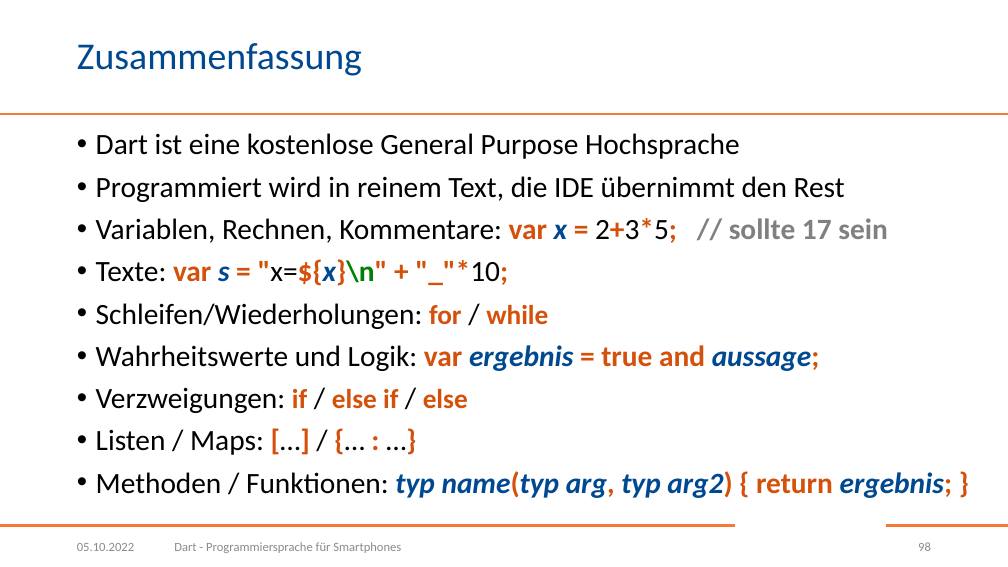
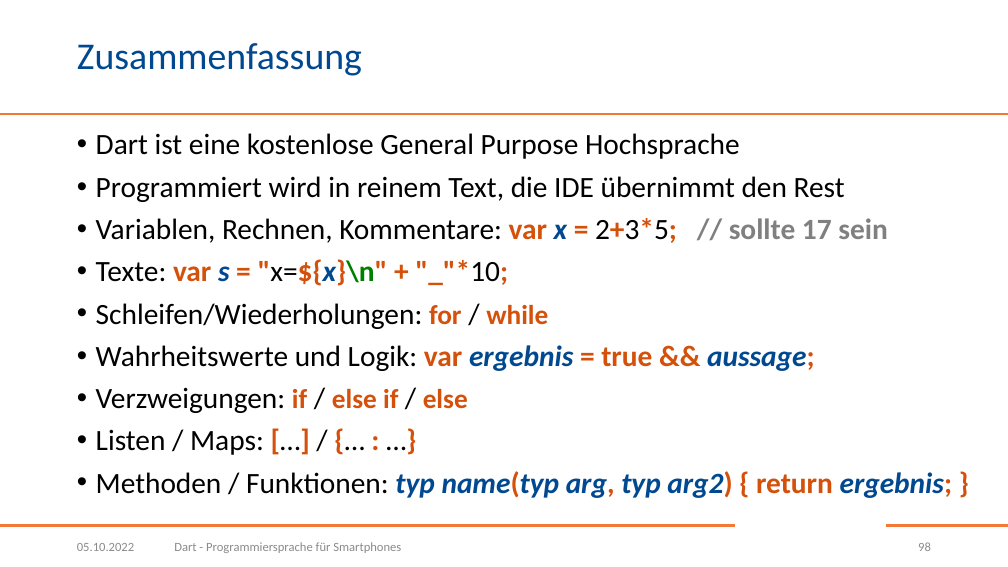
Before and after one commit to BogyMitutoyoCTL/BOGY-App-2022-10, a slide deck: slide 98 of Dart.pptx. Drawn at 1008x567 pixels with LibreOffice and Linux fonts; fonts in the diff are those of the drawing; background and template pictures are left out. Boxes give left, top, right and bottom in pixels: in the first picture for what was removed or moved away, otherwise in the second. Text is boxed around its words. In the diff, an @@ line names an element or a change of style, - is before the commit and + after.

Commit message:
Correct mistake 'and' to '&&' on slide 98 in Dart.pptx

```diff
--- a/Dart.pptx
+++ b/Dart.pptx
@@ text at [96, 345, 815, 371]: text changed @@
-• Wahrheitswerte und Logik: var ergebnis = true and aussage;
+• Wahrheitswerte und Logik: var ergebnis = true && aussage;
```
